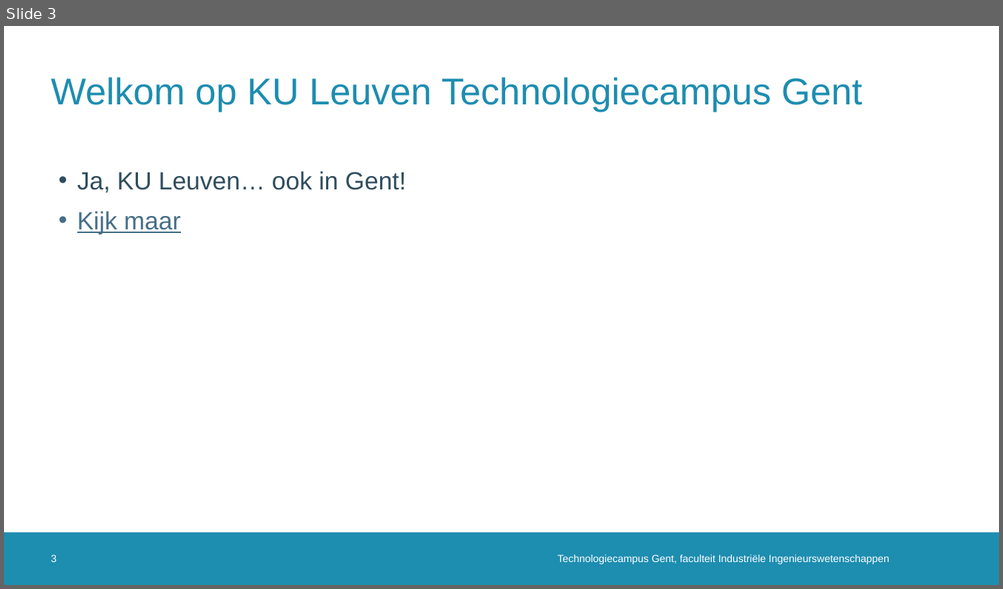
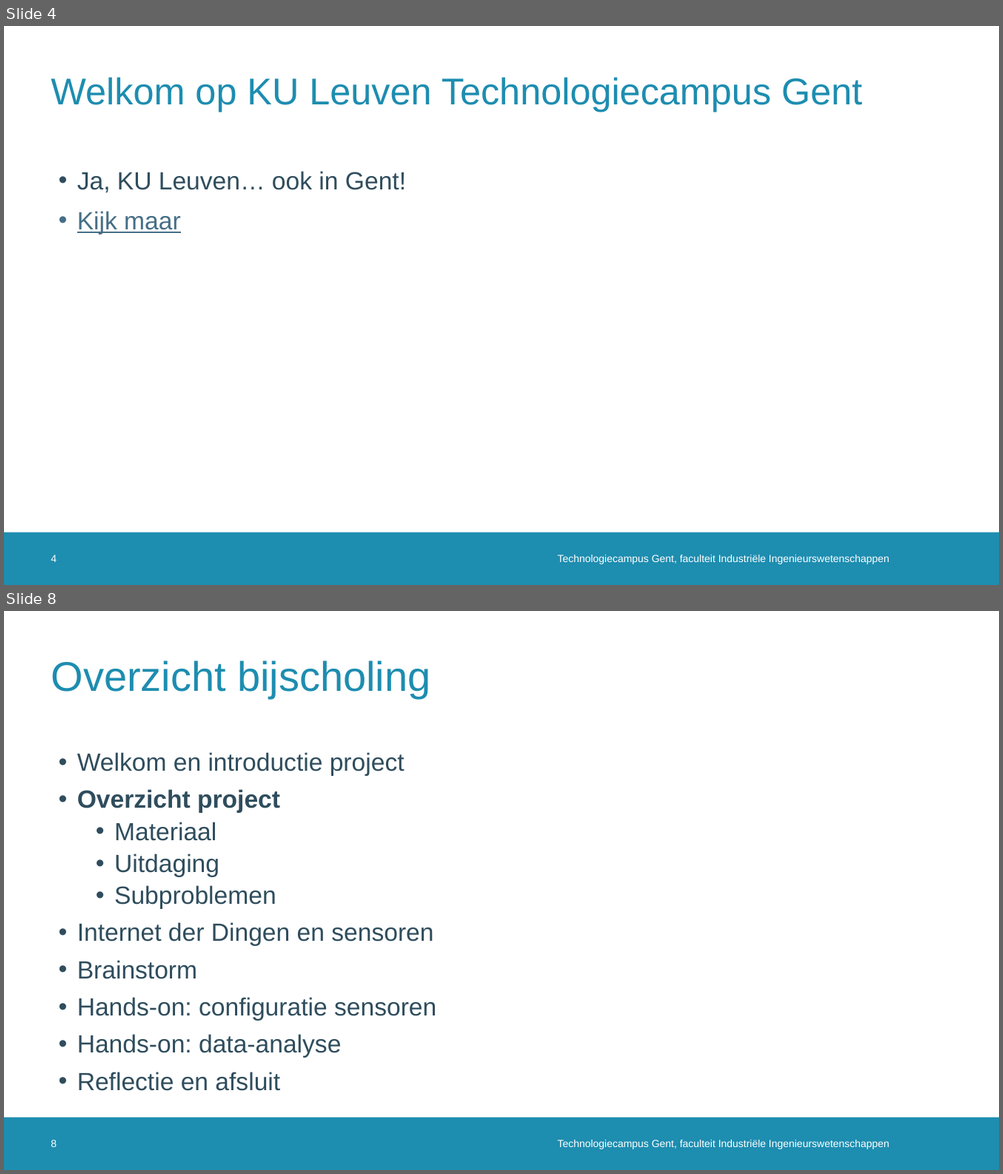
Before and after one commit to dramco-iwast/handleiding-voor-leerkrachten, a slide deck: assets/files/IWAST-bijscholingsmoment.pptx. Shown one above the other, each under a label of ours: slide 3 before the commit, slides 4 and 8 after it; the slides between them are not shown. The pictures are 1003x589 and 1003x1174 pixels, drawn with LibreOffice and Linux fonts; fonts in the diff are those of the drawing; background and template pictures are left out. Boxes give left, top, right and bottom in pixels: in the first picture for what was removed or moved away, otherwise in the second. Text is boxed around its words. In the diff, an @@ line names an element or a change of style, - is before the commit and + after.

```diff
--- a/assets/files/IWAST-bijscholingsmoment.pptx
+++ b/assets/files/IWAST-bijscholingsmoment.pptx
@@ slide 8 added at (4,611,999,1170), background #FFFFFF; not listed: 1 template element that a slide beside it also shows @@
@@ title added at (51,661,430,698), 40 pt, text #1D8DB0 @@
+Overzicht bijscholing
@@ text added at (77,752,436,1091), 24 pt, text #2F4D5D @@
+• Welkom en introductie project
+• Overzicht project
+  • Materiaal
+  • Uitdaging
+  • Subproblemen
+• Internet der Dingen en sensoren
+• Brainstorm
+• Hands-on: configuratie sensoren
+• Hands-on: data-analyse
+• Reflectie en afsluit
@@ page number added at (51,1140,57,1147), 10 pt, text #FFFFFF @@
+8
@@ text added at (558,1140,889,1150), 10 pt, text #FFFFFF @@
+Technologiecampus Gent, faculteit Industriële Ingenieurswetenschappen
@@ what was slide 3 is now slide 4 @@
@@ page number at (51,555,57,562): text changed @@
-3
+4
```
Also in this commit, not shown: 3 slides changed, 16 other slides added, 6 other files.
